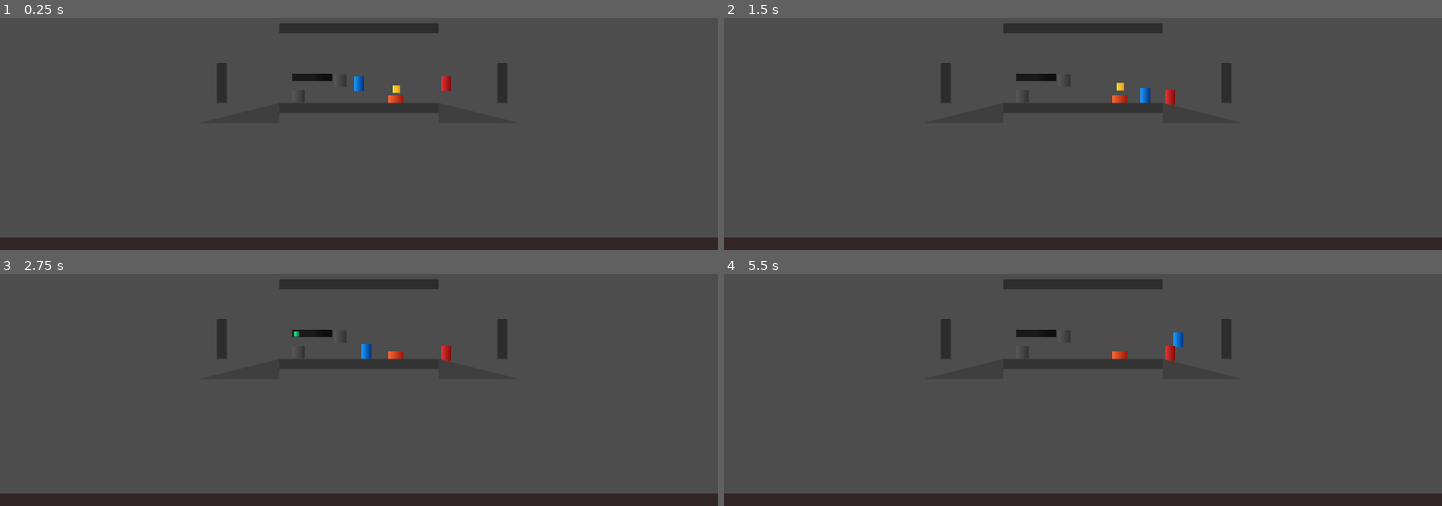
Above: before the commit, frames 1-4 (two rows, left to right).
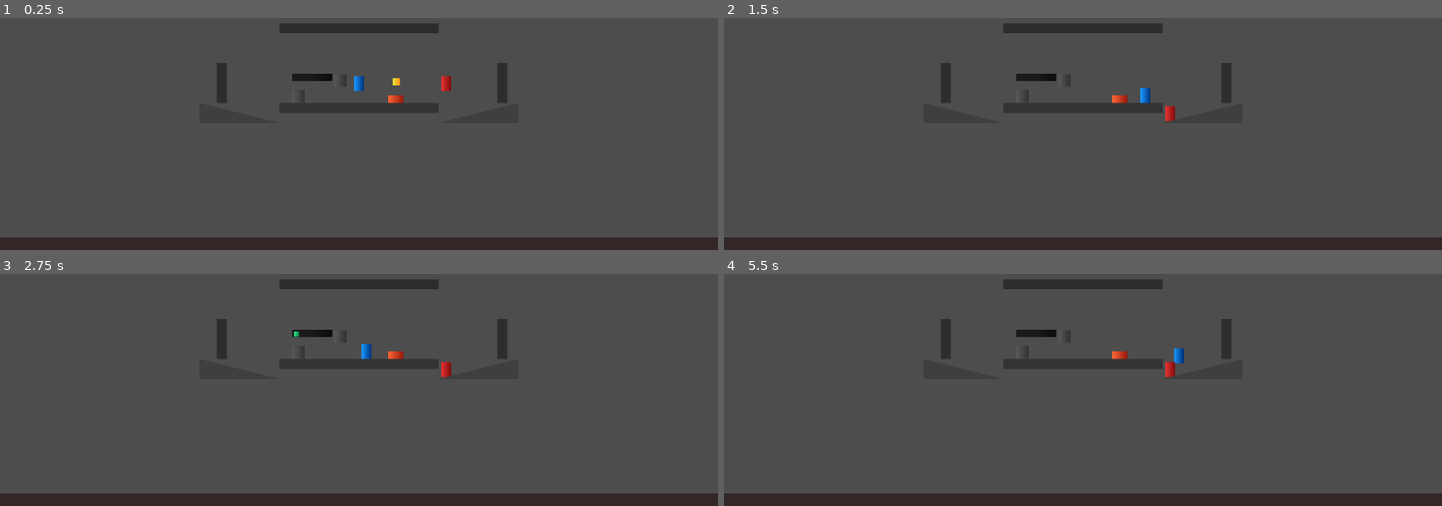
Above: after the commit, the same moments.

Repository: Kaizersensei/Densetsu
Game: Godot game, scene res://game/levels/CollisionTest.tscn
The game is run twice, just before and just after one commit, with the same random seed, the same clock (stepped at 60 frames per second) and the same inputs.
Inputs (mouse positions are in pixels of both pictures, inside the frame that each line leads up to):
- Up to frame 1 (0.25 s): no input
- Up to frame 2 (1.5 s): tap Enter at 0.5 s; move the mouse to (1240, 27) at 0.52 s; hold Right (move_right) 0.53-1.25 s; tap Mouse wheel up (camera_zoom_in) at 0.6 s; click (1240, 27) at 0.67 s; tap Space (jump) at 0.77 s; drag from (939, 69) to (1140, 92) at 1.27 s
- Up to frame 3 (2.75 s): tap Space (jump) at 2 s; move the mouse to (outside the picture) at 2.02 s; hold Up (move_left) from 2.03 s (still down); tap F (fire_projectile) at 2.1 s; click (outside the picture) at 2.17 s
- Up to frame 4 (5.5 s): release Up (move_left) at 2.75 s; drag from (1047, 385) to (1083, 499) at 2.77 s; tap Enter at 3.5 s; move the mouse to (1298, 364) at 3.52 s; hold Right (move_right) 3.53-4.25 s; tap Mouse wheel up (camera_zoom_in) at 3.6 s; click (1298, 364) at 3.67 s; tap Space (jump) at 3.77, 5 s; drag from (outside the picture) to (1025, 352) at 4.27 s; move the mouse to (1118, 304) at 5.02 s; hold Right (move_right) from 5.03 s (still down); tap F (fire_projectile) at 5.1 s; click (1118, 304) at 5.17 s

The runs differ from the first frame. In frame 1, less than 0.1% of the frame differs, in the area x 54-56%, y 25-33%; in frame 2, 0.2%; in frame 3, 0.2%; in frame 4, 0.4%, in the area x 61-65%, y 24-45%.

Commit message:
Editor palette, Entity placement mode, Basic editing

Diff:
--- a/engine/editor/EditorManager.gd
+++ b/engine/editor/EditorManager.gd
@@ -19,6 +19,7 @@
 var _drag_offset := Vector2.ZERO
 var _highlight: Line2D
 var _inspector_dirty := false
+var _stamp_prefab: String = ""
 
 func _ready() -> void:
 	set_process_input(true)
@@ -31,6 +32,8 @@
 	add_child(_overlay)
 	if _overlay and _overlay.has_method("connect_inspector"):
 		_overlay.connect_inspector(_on_inspector_changed)
+	if _overlay and _overlay.has_method("connect_prefab_buttons"):
+		_overlay.connect_prefab_buttons(_on_prefab_selected)
 	editor_camera = preload("res://engine/editor/EditorCamera2D.tscn").instantiate()
 	editor_camera.enabled = false
 	editor_camera.visible = false
@@ -195,6 +198,8 @@
 		if _overlay.has_method("populate_inspector"):
 			_overlay.populate_inspector(_selected)
 			_inspector_dirty = false
+	elif _selected and _selected is CharacterBody2D:
+		_update_highlight()
 
 
 func _ensure_toggle_action() -> void:
@@ -232,13 +237,18 @@
 			var ui_hit: Control = get_viewport().gui_get_hovered_control()
 			if ui_hit != null:
 				return
-			var node := _pick_node_at_mouse()
-			set_selection(node)
-			if node:
-				_dragging = true
-				_drag_offset = node.global_position - _get_mouse_world_pos()
+			if _stamp_prefab != "":
+				_place_prefab_at_mouse()
+			else:
+				var node := _pick_node_at_mouse()
+				set_selection(node)
+				if node:
+					_dragging = true
+					_drag_offset = node.global_position - _get_mouse_world_pos()
 		else:
 			_dragging = false
+	elif event.button_index == MOUSE_BUTTON_RIGHT and event.pressed:
+		_stamp_prefab = ""
 
 
 func _pick_node_at_mouse() -> Node:
@@ -333,6 +343,61 @@
 		if found:
 			return found
 	return null
+
+
+func _on_prefab_selected(kind: String) -> void:
+	_stamp_prefab = kind
+
+
+func _place_prefab_at_mouse() -> void:
+	var pos := _get_mouse_world_pos()
+	var packed: PackedScene = _get_prefab_scene(_stamp_prefab)
+	if packed == null:
+		return
+	var scene := packed.instantiate()
+	if scene is Node2D:
+		scene.global_position = pos
+	get_tree().current_scene.add_child(scene)
+	if _stamp_prefab == "enemy":
+		_attach_enemy_spawner(scene)
+	set_selection(scene)
+	_stamp_prefab = ""
+
+
+func _attach_enemy_spawner(enemy: Node) -> void:
+	if enemy == null or not (enemy is Node):
+		return
+	var spawner := preload("res://engine/projectiles/ProjectileSpawner.tscn").instantiate()
+	spawner.owner_path = NodePath("..")
+	spawner.projectile_scene = preload("res://engine/projectiles/EnemyProjectile2D.tscn")
+	spawner.speed = 250.0
+	spawner.direction = -1.0
+	spawner.fire_interval = 2.0
+	enemy.add_child(spawner)
+
+
+func _get_prefab_scene(kind: String) -> PackedScene:
+	match kind:
+		"player":
+			return preload("res://engine/actors/ActorCharacter2D.tscn")
+		"enemy":
+			return preload("res://engine/actors/EnemyDummy.tscn")
+		"deco":
+			return preload("res://engine/decoration/ActorDeco2D.tscn")
+		"trap":
+			return preload("res://engine/traps/ActorTrap2D.tscn")
+		"item":
+			return preload("res://engine/items/ActorItem2D.tscn")
+		"ground":
+			return preload("res://engine/platforms/PlatformGround.tscn")
+		"wall":
+			return preload("res://engine/platforms/PlatformWall.tscn")
+		"slope_left":
+			return preload("res://engine/platforms/PlatformSlopeLeft.tscn")
+		"slope_right":
+			return preload("res://engine/platforms/PlatformSlopeRight.tscn")
+		_:
+			return null
 
 
 func _update_highlight() -> void:
--- a/engine/editor/EditorOverlay.gd
+++ b/engine/editor/EditorOverlay.gd
@@ -16,8 +16,18 @@
 @onready var _rot_apply: Button = $Inspector/RotRow/RotApply
 @onready var _scale_x_apply: Button = $Inspector/ScaleXRow/ScaleXApply
 @onready var _scale_y_apply: Button = $Inspector/ScaleYRow/ScaleYApply
+@onready var _place_player: Button = $SidebarLeft/PrefabList/PrefabButtons/PlacePlayer
+@onready var _place_enemy: Button = $SidebarLeft/PrefabList/PrefabButtons/PlaceEnemy
+@onready var _place_deco: Button = $SidebarLeft/PrefabList/PrefabButtons/PlaceDeco
+@onready var _place_trap: Button = $SidebarLeft/PrefabList/PrefabButtons/PlaceTrap
+@onready var _place_item: Button = $SidebarLeft/PrefabList/PrefabButtons/PlaceItem
+@onready var _place_ground: Button = $SidebarLeft/PrefabList/PrefabButtons/PlaceGround
+@onready var _place_wall: Button = $SidebarLeft/PrefabList/PrefabButtons/PlaceWall
+@onready var _place_slope_left: Button = $SidebarLeft/PrefabList/PrefabButtons/PlaceSlopeLeft
+@onready var _place_slope_right: Button = $SidebarLeft/PrefabList/PrefabButtons/PlaceSlopeRight
 
 var _inspector_signal_block := false
+var _prefab_handler: Callable = Callable()
 
 func set_editor_mode(active: bool) -> void:
 	visible = active
@@ -87,3 +97,24 @@
 		_scale_y.focus_exited.connect(handler.bind("scale_y", _scale_y.text))
 	if _scale_y_apply:
 		_scale_y_apply.pressed.connect(handler.bind("scale_y"))
+
+func connect_prefab_buttons(handler: Callable) -> void:
+	_prefab_handler = handler
+	if _place_player:
+		_place_player.pressed.connect(handler.bind("player"))
+	if _place_enemy:
+		_place_enemy.pressed.connect(handler.bind("enemy"))
+	if _place_deco:
+		_place_deco.pressed.connect(handler.bind("deco"))
+	if _place_trap:
+		_place_trap.pressed.connect(handler.bind("trap"))
+	if _place_item:
+		_place_item.pressed.connect(handler.bind("item"))
+	if _place_ground:
+		_place_ground.pressed.connect(handler.bind("ground"))
+	if _place_wall:
+		_place_wall.pressed.connect(handler.bind("wall"))
+	if _place_slope_left:
+		_place_slope_left.pressed.connect(handler.bind("slope_left"))
+	if _place_slope_right:
+		_place_slope_right.pressed.connect(handler.bind("slope_right"))
--- a/engine/editor/EditorOverlay.tscn
+++ b/engine/editor/EditorOverlay.tscn
@@ -56,6 +56,49 @@
 offset_right = 200.0
 offset_bottom = 0.0
 custom_styles/panel = SubResource("1")
+
+[node name="PrefabList" type="VBoxContainer" parent="SidebarLeft"]
+anchor_right = 1.0
+anchor_bottom = 1.0
+offset_left = 8.0
+offset_top = 8.0
+offset_right = -8.0
+offset_bottom = -8.0
+theme_override_constants/separation = 6
+
+[node name="PrefabTitle" type="Label" parent="SidebarLeft/PrefabList"]
+text = "Prefabs"
+
+[node name="PrefabButtons" type="VBoxContainer" parent="SidebarLeft/PrefabList"]
+anchor_right = 0.0
+anchor_bottom = 0.0
+
+[node name="PlacePlayer" type="Button" parent="SidebarLeft/PrefabList/PrefabButtons"]
+text = "Place Player"
+
+[node name="PlaceEnemy" type="Button" parent="SidebarLeft/PrefabList/PrefabButtons"]
+text = "Place Enemy"
+
+[node name="PlaceDeco" type="Button" parent="SidebarLeft/PrefabList/PrefabButtons"]
+text = "Place Deco"
+
+[node name="PlaceTrap" type="Button" parent="SidebarLeft/PrefabList/PrefabButtons"]
+text = "Place Trap"
+
+[node name="PlaceItem" type="Button" parent="SidebarLeft/PrefabList/PrefabButtons"]
+text = "Place Item"
+
+[node name="PlaceGround" type="Button" parent="SidebarLeft/PrefabList/PrefabButtons"]
+text = "Place Ground"
+
+[node name="PlaceWall" type="Button" parent="SidebarLeft/PrefabList/PrefabButtons"]
+text = "Place Wall"
+
+[node name="PlaceSlopeLeft" type="Button" parent="SidebarLeft/PrefabList/PrefabButtons"]
+text = "Place Slope Left"
+
+[node name="PlaceSlopeRight" type="Button" parent="SidebarLeft/PrefabList/PrefabButtons"]
+text = "Place Slope Right"
 
 [node name="Inspector" type="VBoxContainer" parent="."]
 anchor_left = 1.0
--- a/engine/items/ActorItem2D.gd
+++ b/engine/items/ActorItem2D.gd
@@ -6,16 +6,18 @@
 @export var float_idle: bool = true
 
 var _float_time := 0.0
+var _base_position := Vector2.ZERO
 
 func _ready() -> void:
 	body_entered.connect(_on_body_entered)
 	add_to_group("items")
+	_base_position = position
 
 
 func _physics_process(delta: float) -> void:
 	if float_idle:
 		_float_time += delta
-		position.y = sin(_float_time * 2.5) * 3.0
+		position.y = _base_position.y + sin(_float_time * 2.5) * 3.0
 
 
 func _on_body_entered(body: Node) -> void:
--- /dev/null
+++ b/engine/platforms/PlatformGround.tscn
@@ -0,0 +1,16 @@
+[gd_scene load_steps=2 format=3 uid="uid://platform_ground"]
+
+[sub_resource type="RectangleShape2D" id="1"]
+size = Vector2(256, 16)
+
+[node name="PlatformGround" type="StaticBody2D"]
+collision_layer = 1
+collision_mask = 2
+
+[node name="CollisionShape2D" type="CollisionShape2D" parent="."]
+position = Vector2(0, 8)
+shape = SubResource("1")
+
+[node name="Visual" type="Polygon2D" parent="."]
+polygon = PackedVector2Array(-128, 0, 128, 0, 128, 16, -128, 16)
+color = Color(0.25, 0.25, 0.25, 1)
--- /dev/null
+++ b/engine/platforms/PlatformSlopeLeft.tscn
@@ -0,0 +1,15 @@
+[gd_scene load_steps=3 format=3 uid="uid://platform_slope_left"]
+
+[sub_resource type="ConvexPolygonShape2D" id="1"]
+points = PackedVector2Array(-64, -32, -64, 0, 64, 0)
+
+[node name="PlatformSlopeLeft" type="StaticBody2D"]
+collision_layer = 1
+collision_mask = 2
+
+[node name="CollisionShape2D" type="CollisionShape2D" parent="."]
+shape = SubResource("1")
+
+[node name="Visual" type="Polygon2D" parent="."]
+polygon = PackedVector2Array(-64, -32, -64, 0, 64, 0)
+color = Color(0.22, 0.22, 0.22, 1)
--- /dev/null
+++ b/engine/platforms/PlatformSlopeRight.tscn
@@ -0,0 +1,15 @@
+[gd_scene load_steps=3 format=3 uid="uid://platform_slope_right"]
+
+[sub_resource type="ConvexPolygonShape2D" id="1"]
+points = PackedVector2Array(-64, 0, 64, 0, 64, -32)
+
+[node name="PlatformSlopeRight" type="StaticBody2D"]
+collision_layer = 1
+collision_mask = 2
+
+[node name="CollisionShape2D" type="CollisionShape2D" parent="."]
+shape = SubResource("1")
+
+[node name="Visual" type="Polygon2D" parent="."]
+polygon = PackedVector2Array(-64, 0, 64, 0, 64, -32)
+color = Color(0.22, 0.22, 0.22, 1)
--- /dev/null
+++ b/engine/platforms/PlatformWall.tscn
@@ -0,0 +1,15 @@
+[gd_scene load_steps=2 format=3 uid="uid://platform_wall"]
+
+[sub_resource type="RectangleShape2D" id="1"]
+size = Vector2(16, 128)
+
+[node name="PlatformWall" type="StaticBody2D"]
+collision_layer = 1
+collision_mask = 2
+
+[node name="CollisionShape2D" type="CollisionShape2D" parent="."]
+shape = SubResource("1")
+
+[node name="Visual" type="Polygon2D" parent="."]
+polygon = PackedVector2Array(-8, -64, 8, -64, 8, 64, -8, 64)
+color = Color(0.2, 0.2, 0.2, 1)
--- a/game/levels/CollisionTest.tscn
+++ b/game/levels/CollisionTest.tscn
@@ -16,11 +16,11 @@
 [sub_resource type="RectangleShape2D" id="1"]
 size = Vector2(256, 16)
 
+[sub_resource type="ConvexPolygonShape2D" id="3"]
+points = PackedVector2Array(-64, -32, -64, 0, 64, 0)
+
 [sub_resource type="ConvexPolygonShape2D" id="2"]
 points = PackedVector2Array(-64, 0, 64, 0, 64, -32)
-
-[sub_resource type="ConvexPolygonShape2D" id="3"]
-points = PackedVector2Array(-64, -32, -64, 0, 64, 0)
 
 [sub_resource type="RectangleShape2D" id="4"]
 size = Vector2(64, 12)
@@ -63,27 +63,27 @@
 color = Color(0.2, 0.2, 0.2, 1)
 polygon = PackedVector2Array(-128, 0, 128, 0, 128, 16, -128, 16)
 
-[node name="SlopeUp" type="StaticBody2D" parent="."]
+[node name="SlopeLeft" type="StaticBody2D" parent="."]
 position = Vector2(-192, 56)
 collision_mask = 2
 
-[node name="CollisionShape2D" type="CollisionShape2D" parent="SlopeUp"]
-shape = SubResource("2")
+[node name="CollisionShape2D" type="CollisionShape2D" parent="SlopeLeft"]
+shape = SubResource("3")
 
-[node name="Polygon2D" type="Polygon2D" parent="SlopeUp"]
+[node name="Polygon2D" type="Polygon2D" parent="SlopeLeft"]
 color = Color(0.25, 0.25, 0.25, 1)
-polygon = PackedVector2Array(-64, 0, 0.606064, 0, 64, 0, 64, -32)
+polygon = PackedVector2Array(-64, -32, -64, 0, 64, 0)
 
-[node name="SlopeDown" type="StaticBody2D" parent="."]
+[node name="SlopeRight" type="StaticBody2D" parent="."]
 position = Vector2(192, 56)
 collision_mask = 2
 
-[node name="CollisionShape2D" type="CollisionShape2D" parent="SlopeDown"]
-shape = SubResource("3")
+[node name="CollisionShape2D" type="CollisionShape2D" parent="SlopeRight"]
+shape = SubResource("2")
 
-[node name="Polygon2D" type="Polygon2D" parent="SlopeDown"]
+[node name="Polygon2D" type="Polygon2D" parent="SlopeRight"]
 color = Color(0.25, 0.25, 0.25, 1)
-polygon = PackedVector2Array(-64, -32, -64, 0, 64, 0)
+polygon = PackedVector2Array(-64, 0, 0.606064, 0, 64, 0, 64, -32)
 
 [node name="OneWayPlatform" type="StaticBody2D" parent="."]
 position = Vector2(-75, -17)
Not shown, added: docs/error_registry.md
